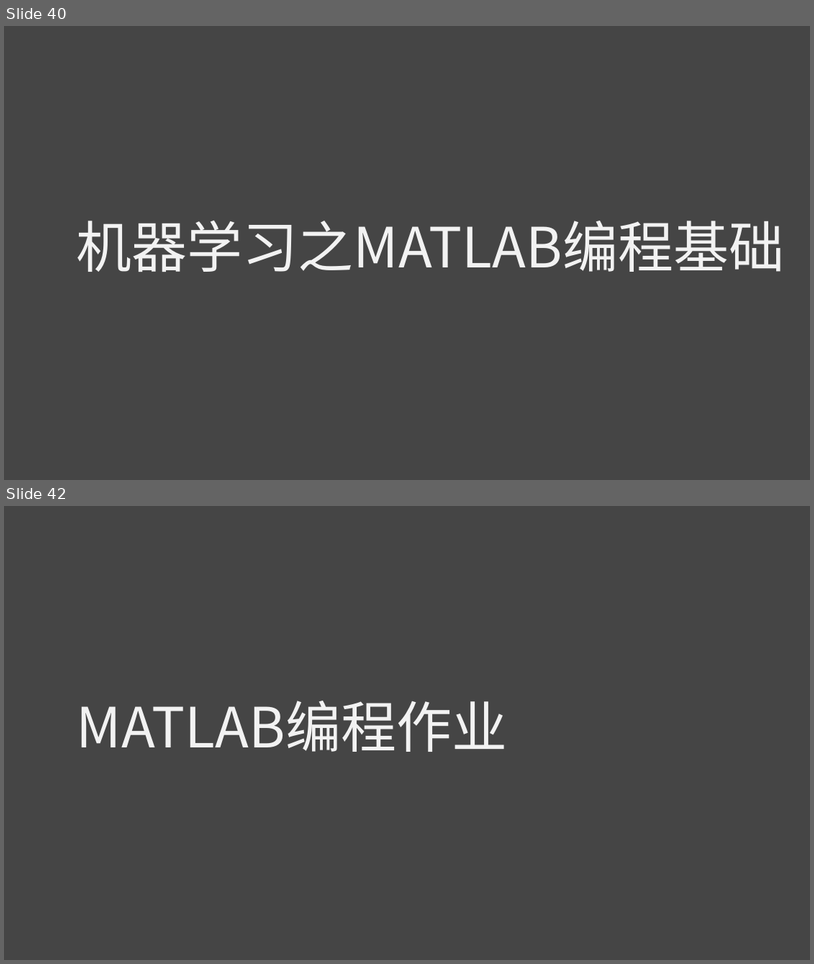
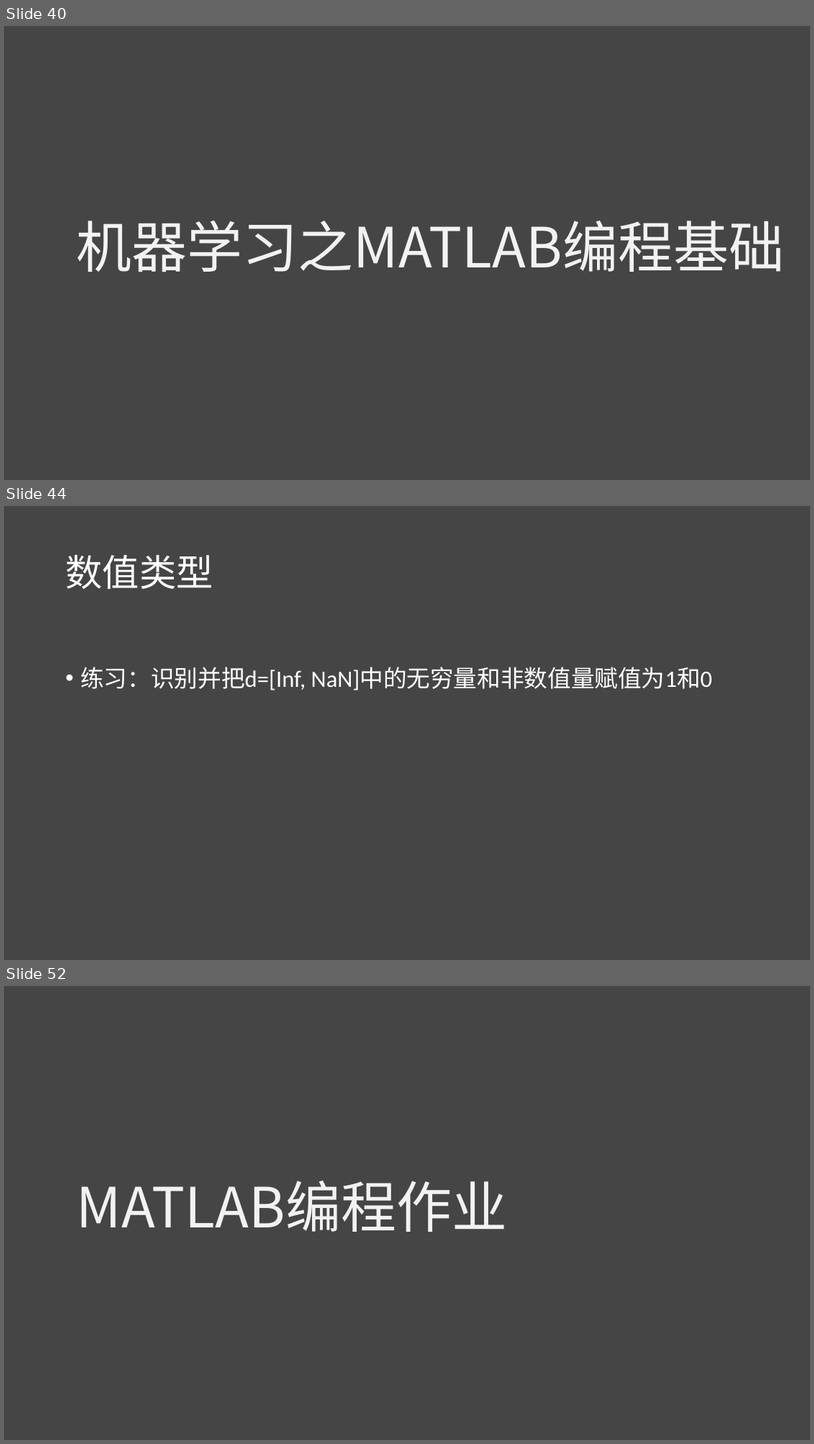
Before and after one commit to lichao312214129/lc_rsfmri_tools_python, a slide deck: The_first_ml_training/第一届机器学习实战班.pptx. Shown one above the other, each under a label of ours: slides 40 and 42 before the commit, slides 40, 44 and 52 after it; the slides between them are not shown. The pictures are 814x964 and 814x1444 pixels, drawn with LibreOffice and Linux fonts; fonts in the diff are those of the drawing. Boxes give left, top, right and bottom in pixels: in the first picture for what was removed or moved away, otherwise in the second. Text is boxed around its words. In the diff, an @@ line names an element or a change of style, - is before the commit and + after.

```diff
--- a/The_first_ml_training/第一届机器学习实战班.pptx
+++ b/The_first_ml_training/第一届机器学习实战班.pptx
@@ slide 44 added at (x1=4, y1=506, x2=810, y2=960), background #454545 @@
@@ title added at (x1=65, y1=555, x2=213, y2=589), 44 pt, text #FFFFFF @@
+数值类型
@@ text added at (x1=80, y1=667, x2=713, y2=690), 28 pt, text #FFFFFF @@
+• 练习：识别并把d=[Inf, NaN]中的无穷量和非数值量赋值为1和0
@@ what was slide 42 is now slide 52 @@
```
Also in this commit, not shown: 1 slide changed, 9 other slides added, 10 other files.
